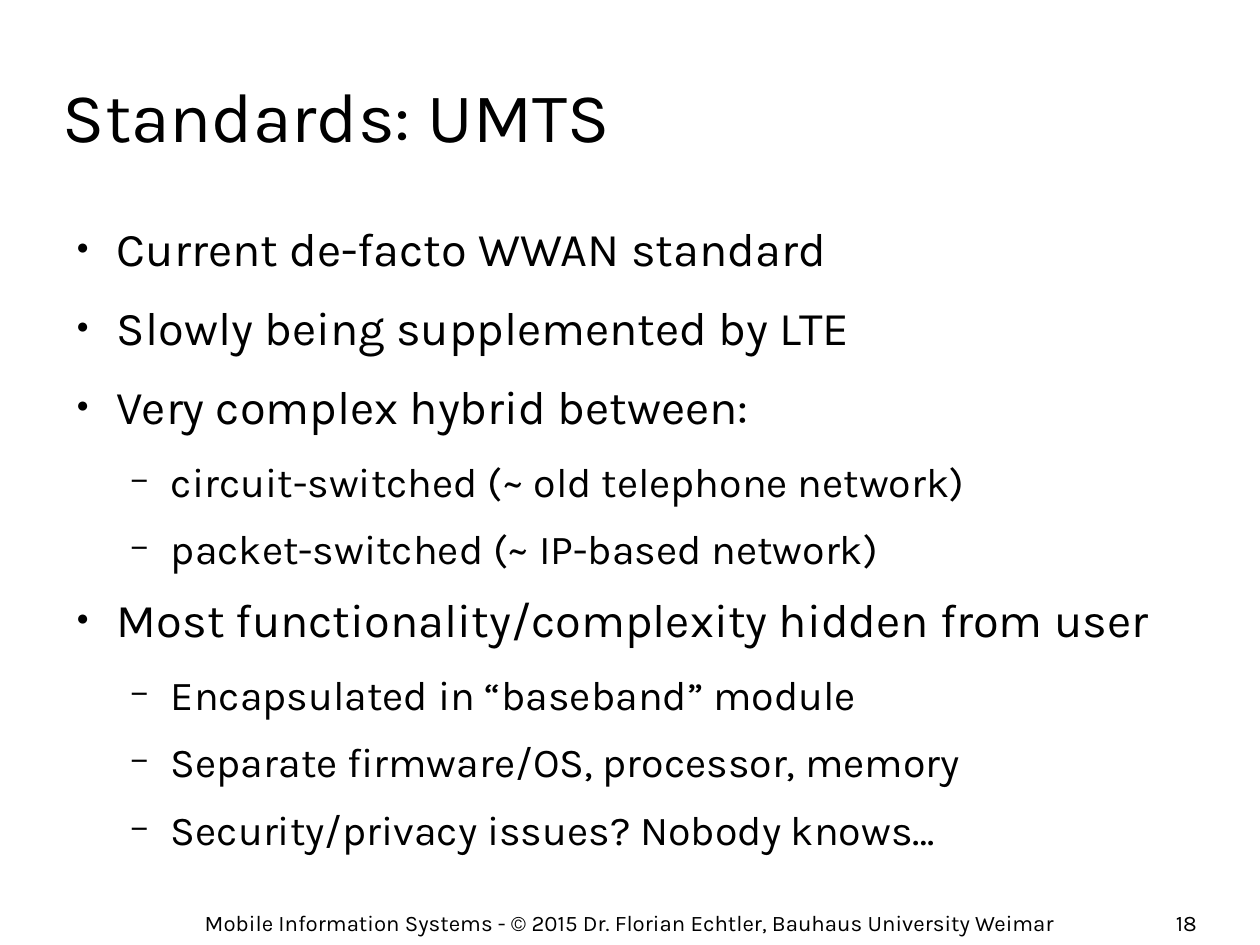
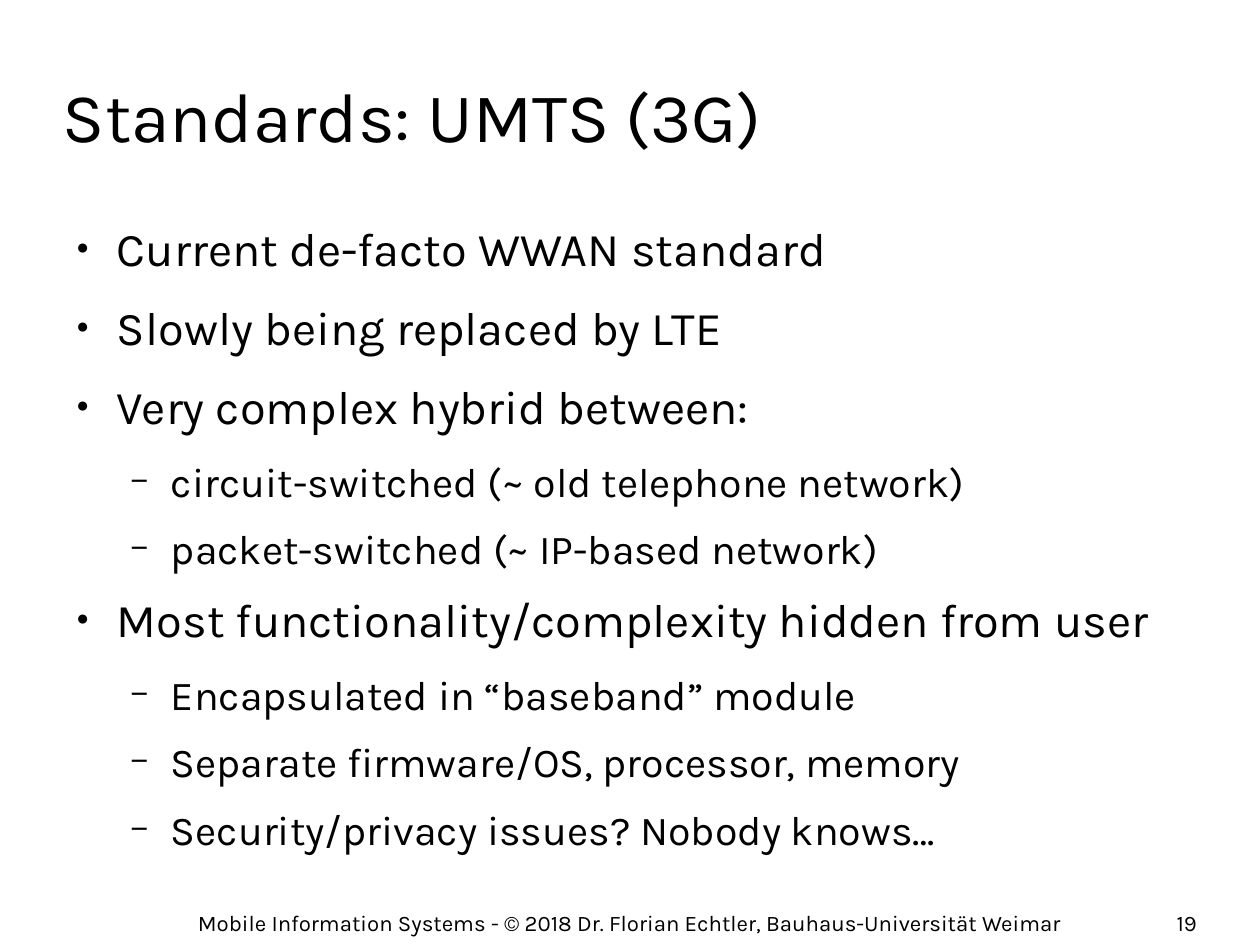
Before and after one commit to floe/mobile-information-systems, a slide deck: slide 19 of 03-networks-and-location.odp (slide 18 before the commit). Drawn at 1260x945 pixels with LibreOffice and Linux fonts; fonts in the diff are those of the drawing; background and template pictures are left out. Boxes give left, top, right and bottom in pixels: in the first picture for what was removed or moved away, otherwise in the second. Text is boxed around its words. In the diff, an @@ line names an element or a change of style, - is before the commit and + after.

```diff
--- a/03-networks-and-location.odp
+++ b/03-networks-and-location.odp
@@ title at (63, 91, 762, 150): text changed @@
-Standards: UMTS
+Standards: UMTS (3G)
@@ text at (117, 312, 722, 356): text changed @@
-● Slowly being supplemented by LTE
+● Slowly being replaced by LTE
@@ text at (198, 915, 1060, 937): text changed @@
-Mobile Information Systems - © 2015 Dr. Florian Echtler, Bauhaus University Weimar
+Mobile Information Systems - © 2018 Dr. Florian Echtler, Bauhaus-Universität Weimar
@@ page number at (1177, 917, 1197, 932): text changed @@
-18
+19
```
Also in this commit, not shown: 68 other slides changed, 3 slides added, 2 other files.
